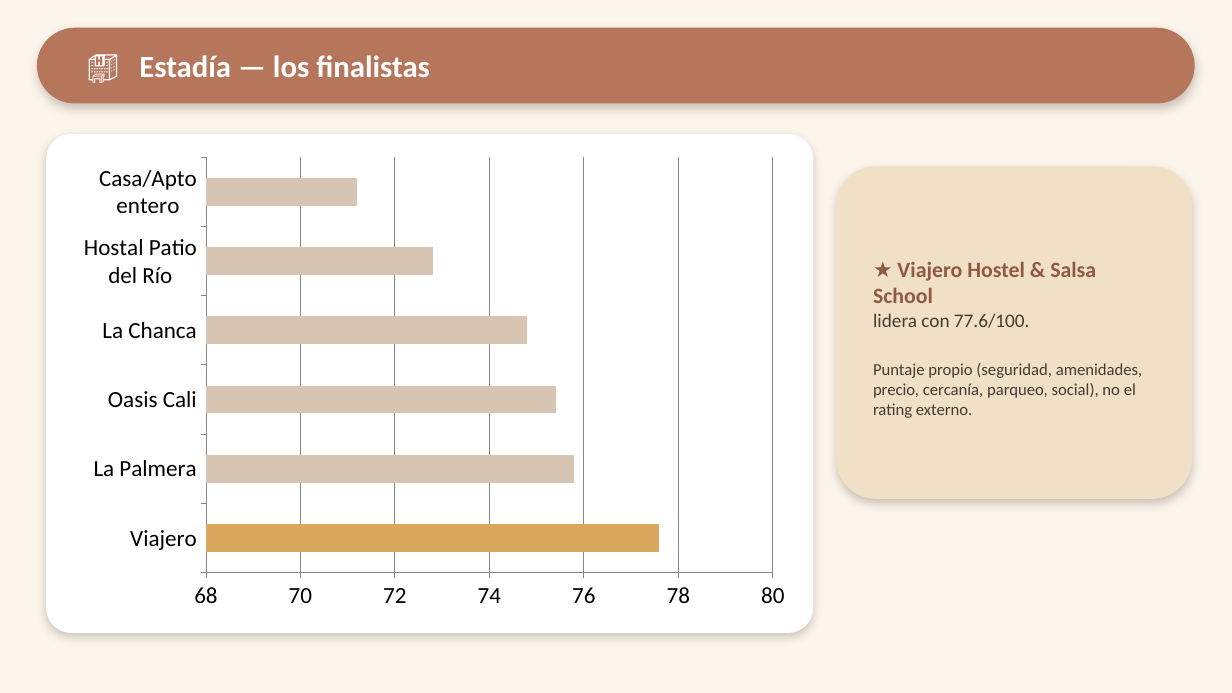
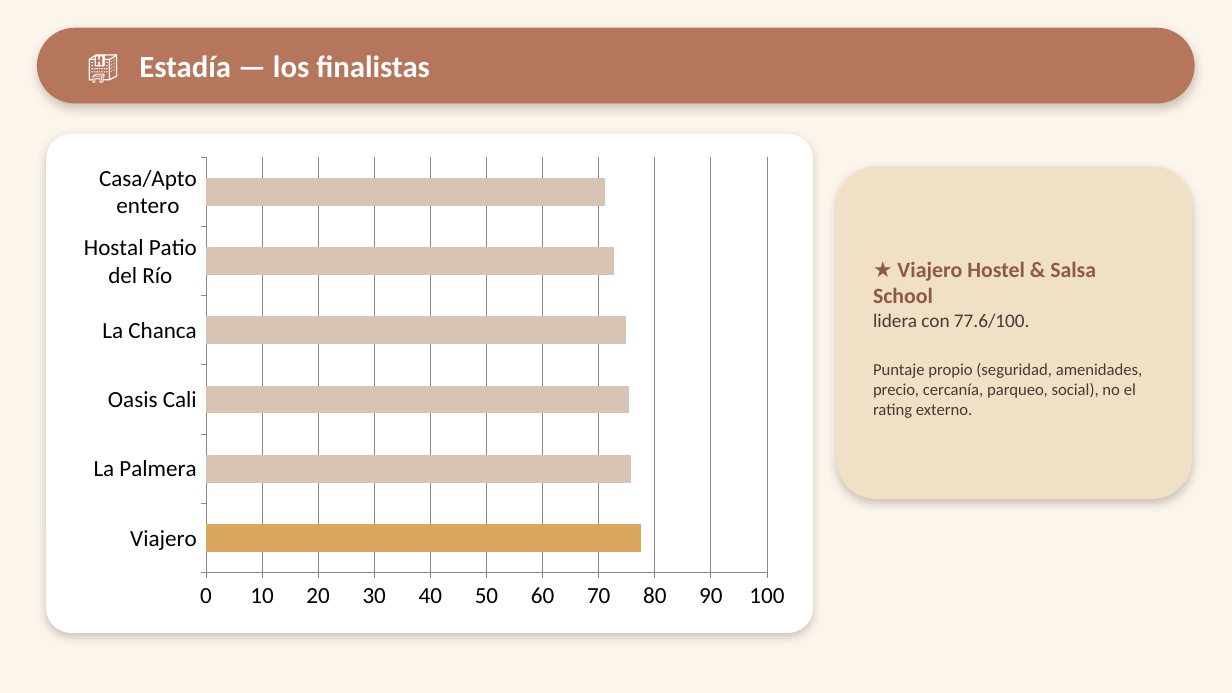
Before and after one commit to ClearNote97/paseo-mini-boom-en-cali, a slide deck: slide 5 of output/Mini-Boom-en-Cali_Presentacion.pptx. Drawn at 1232x693 pixels with LibreOffice and Linux fonts; fonts in the diff are those of the drawing. Boxes give left, top, right and bottom in pixels: in the first picture for what was removed or moved away, otherwise in the second. Text is boxed around its words. In the diff, an @@ line names an element or a change of style, - is before the commit and + after.

```diff
--- a/output/Mini-Boom-en-Cali_Presentacion.pptx
+++ b/output/Mini-Boom-en-Cali_Presentacion.pptx
@@ bar chart at [69, 148, 799, 619] @@
@@ value axis changed @@
```
Also in this commit, not shown: 2 other slides changed, 7 other files.
